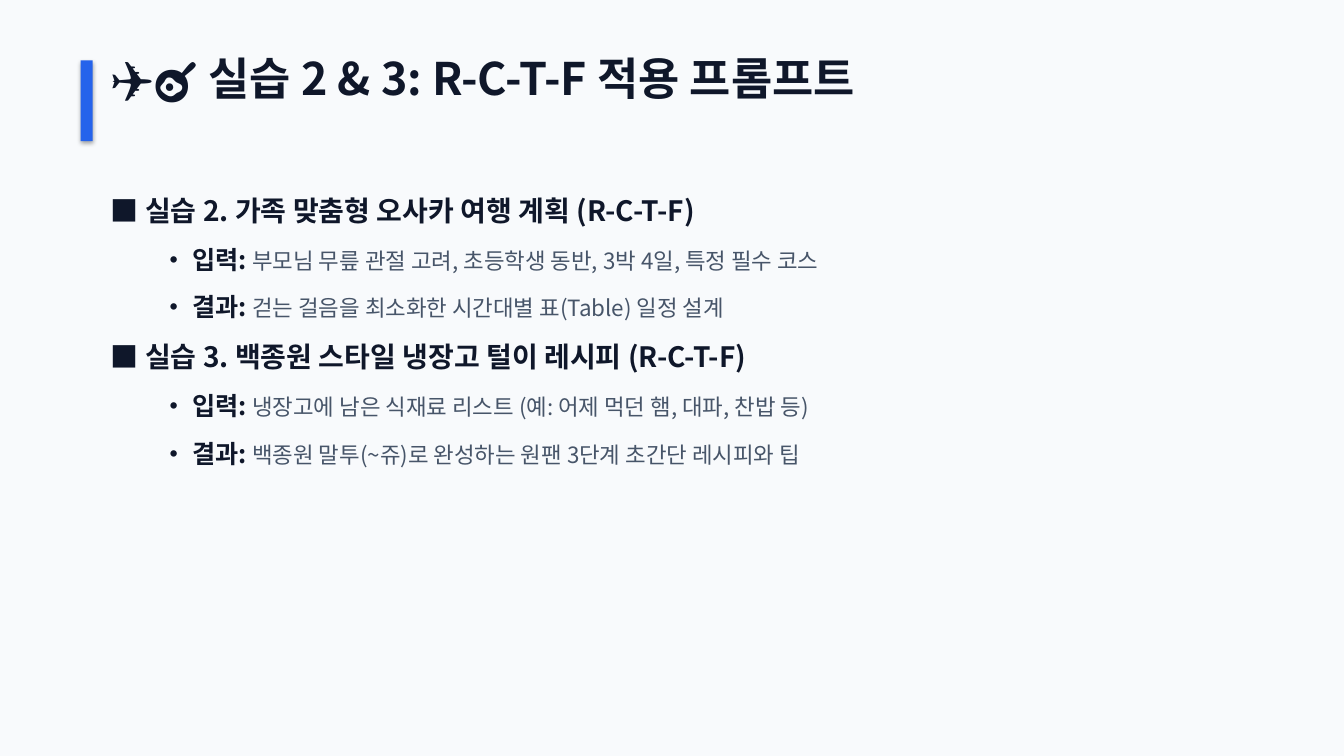
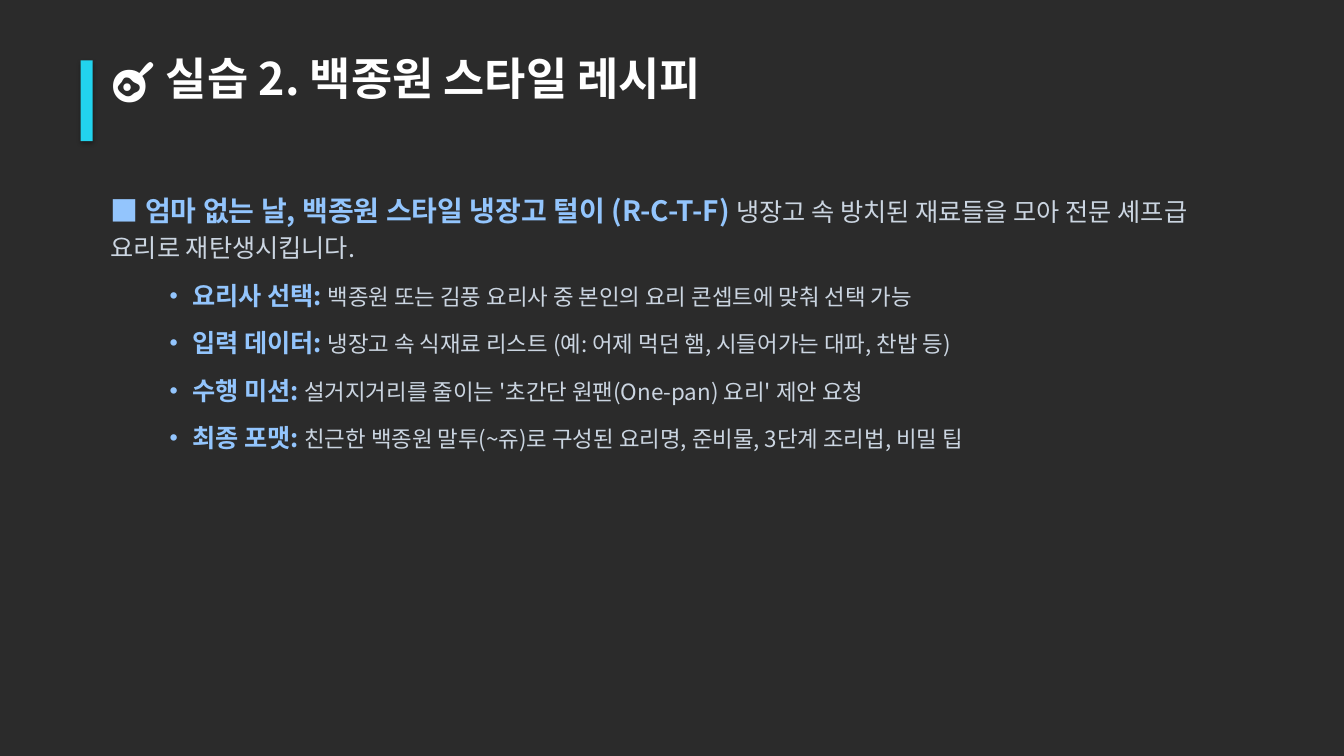
Before and after one commit to dreefinkjk/sky_ai_course, a slide deck: slide 12 of AI_companion_lecture.pptx (slide 11 before the commit). Drawn at 1344x756 pixels with LibreOffice and Linux fonts; fonts in the diff are those of the drawing; background and template pictures are left out; a plain dark background stands for a picture behind light text. Boxes give left, top, right and bottom in pixels: in the first picture for what was removed or moved away, otherwise in the second. Text is boxed around its words. In the diff, an @@ line names an element or a change of style, - is before the commit and + after.

Commit message:
내용변경 초등용

```diff
--- a/AI_companion_lecture.pptx
+++ b/AI_companion_lecture.pptx
@@ background #F8FAFC to picture (left out) @@
@@ text at (x1=166, y1=57, x2=701, y2=99): text changed; text colour #0F172A to #FFFFFF @@
-✈️🍳 실습 2 & 3: R-C-T-F 적용 프롬프트
+🍳 실습 2. 백종원 스타일 레시피
@@ rectangle at (x1=81, y1=60, x2=93, y2=141): fill #2563EB to #22D3EE @@
@@ text at (x1=111, y1=197, x2=1188, y2=451): text changed; text colour #475569 to #CBD5E1 @@
-■ 실습 2. 가족 맞춤형 오사카 여행 계획 (R-C-T-F)
-  • 입력: 부모님 무릎 관절 고려, 초등학생 동반, 3박 4일, 특정 필수 코스
-  • 결과: 걷는 걸음을 최소화한 시간대별 표(Table) 일정 설계
-■ 실습 3. 백종원 스타일 냉장고 털이 레시피 (R-C-T-F)
-  • 입력: 냉장고에 남은 식재료 리스트 (예: 어제 먹던 햄, 대파, 찬밥 등)
-  • 결과: 백종원 말투(~쥬)로 완성하는 원팬 3단계 초간단 레시피와 팁
+■ 엄마 없는 날, 백종원 스타일 냉장고 털이 (R-C-T-F) 냉장고 속 방치된 재료들을 모아 전문 셰프급 요리로 재탄생시킵니다.
+  • 요리사 선택: 백종원 또는 김풍 요리사 중 본인의 요리 콘셉트에 맞춰 선택 가능
+  • 입력 데이터: 냉장고 속 식재료 리스트 (예: 어제 먹던 햄, 시들어가는 대파, 찬밥 등)
+  • 수행 미션: 설거지거리를 줄이는 '초간단 원팬(One-pan) 요리' 제안 요청
+  • 최종 포맷: 친근한 백종원 말투(~쥬)로 구성된 요리명, 준비물, 3단계 조리법, 비밀 팁
```
Also in this commit, not shown: 12 other slides changed, 2 slides added, 1 other file.
